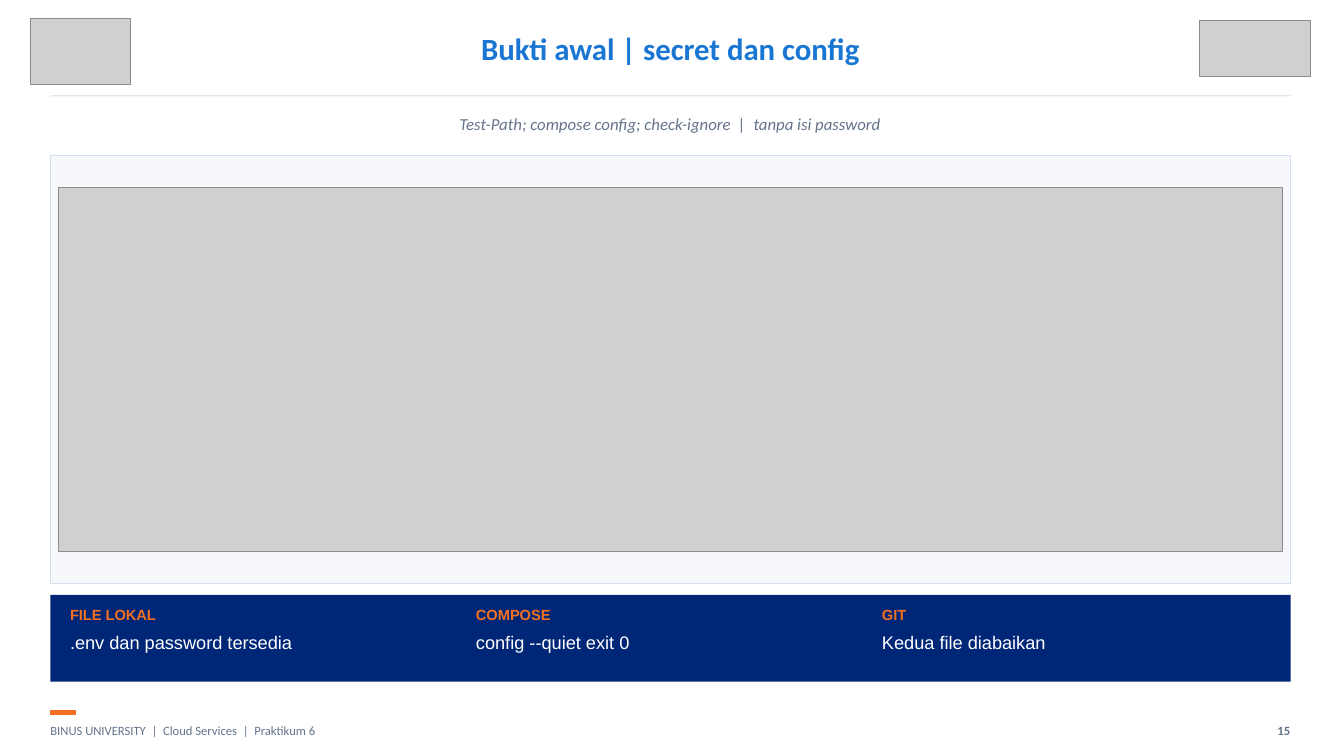
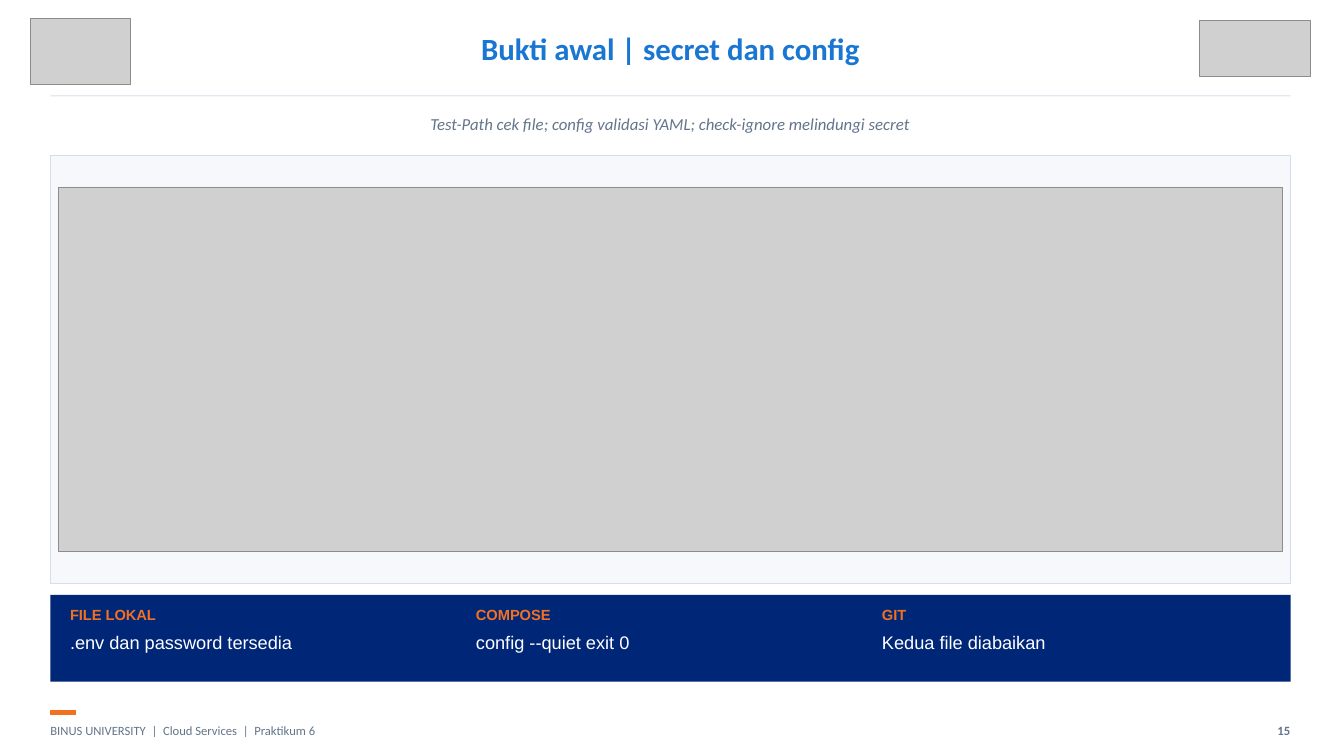
Before and after one commit to SeedFlora/meet6CloudService, a slide deck: slide 15 of slides/LAB06_Cloud_Notes_Compose_Bukti_Live.pptx. Drawn at 1344x756 pixels with LibreOffice and Linux fonts; fonts in the diff are those of the drawing; grey boxes stand for pictures. Boxes give left, top, right and bottom in pixels: in the first picture for what was removed or moved away, otherwise in the second. Text is boxed around its words. In the diff, an @@ line names an element or a change of style, - is before the commit and + after.

```diff
--- a/slides/LAB06_Cloud_Notes_Compose_Bukti_Live.pptx
+++ b/slides/LAB06_Cloud_Notes_Compose_Bukti_Live.pptx
@@ text at [430, 118, 910, 133]: text changed @@
-Test-Path; compose config; check-ignore | tanpa isi password
+Test-Path cek file; config validasi YAML; check-ignore melindungi secret
```
Also in this commit, not shown: 2 other slides changed.
